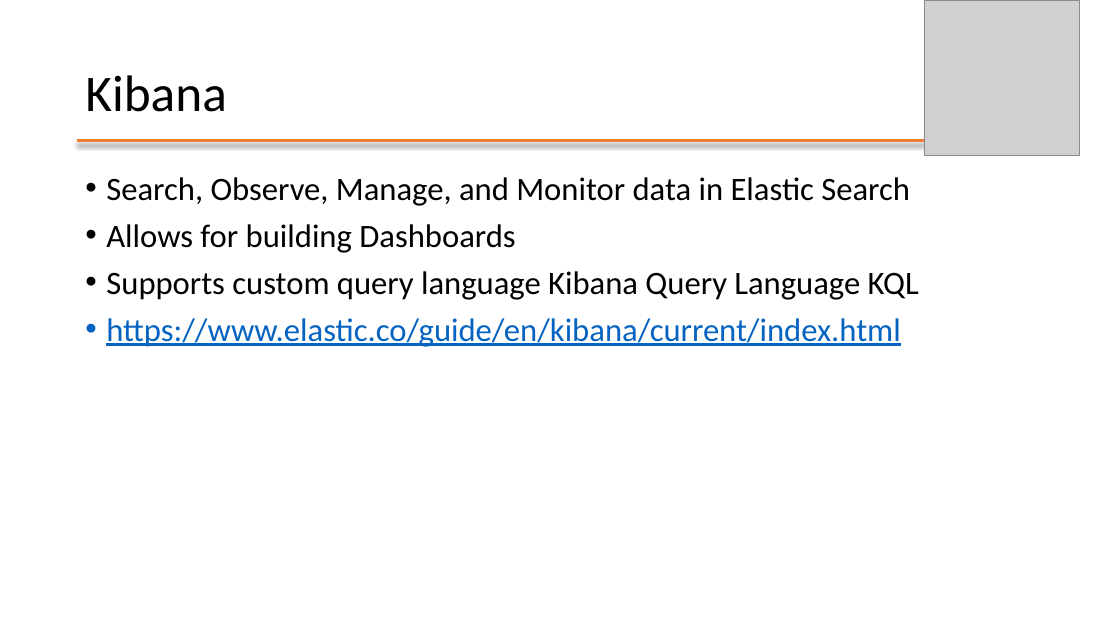
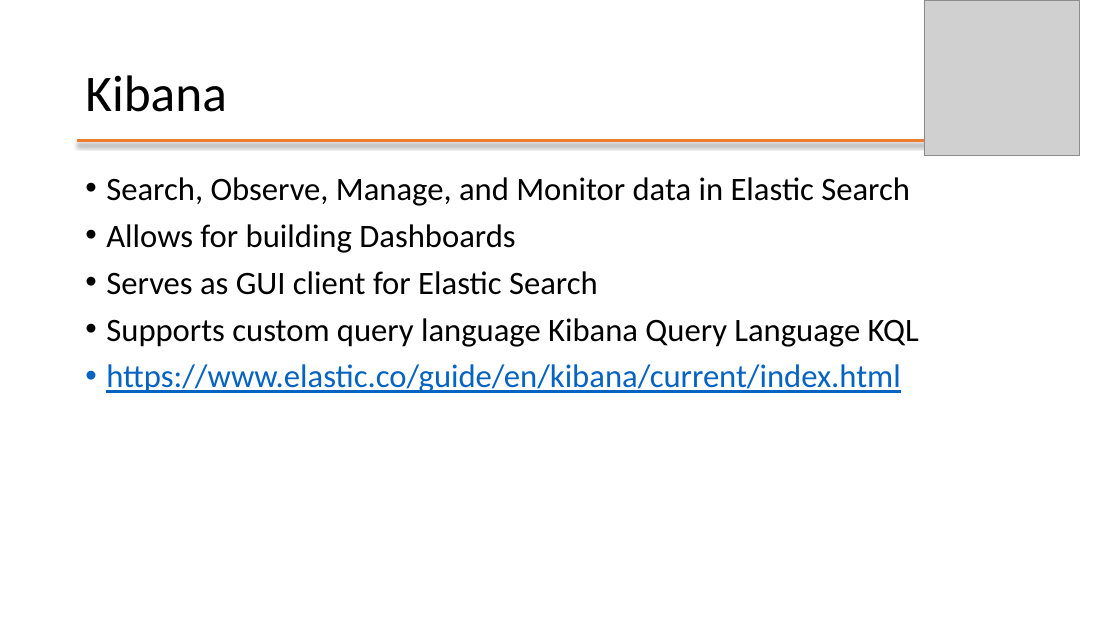
Before and after one commit to mafudge/ist769-old, a slide deck: slide 13 of content/J-Search/J-Search.pptx. Drawn at 1120x630 pixels with LibreOffice and Linux fonts; fonts in the diff are those of the drawing; grey boxes stand for pictures. Boxes give left, top, right and bottom in pixels: in the first picture for what was removed or moved away, otherwise in the second. Text is boxed around its words. In the diff, an @@ line names an element or a change of style, - is before the commit and + after.

Commit message:
completed Search ppt

```diff
--- a/content/J-Search/J-Search.pptx
+++ b/content/J-Search/J-Search.pptx
@@ text at <box>106,271,598,295</box>: paragraph added @@
+• Serves as GUI client for Elastic Search
```
Also in this commit, not shown: 4 other slides changed, 17 slides added, 42 slides removed, 3 other files.
